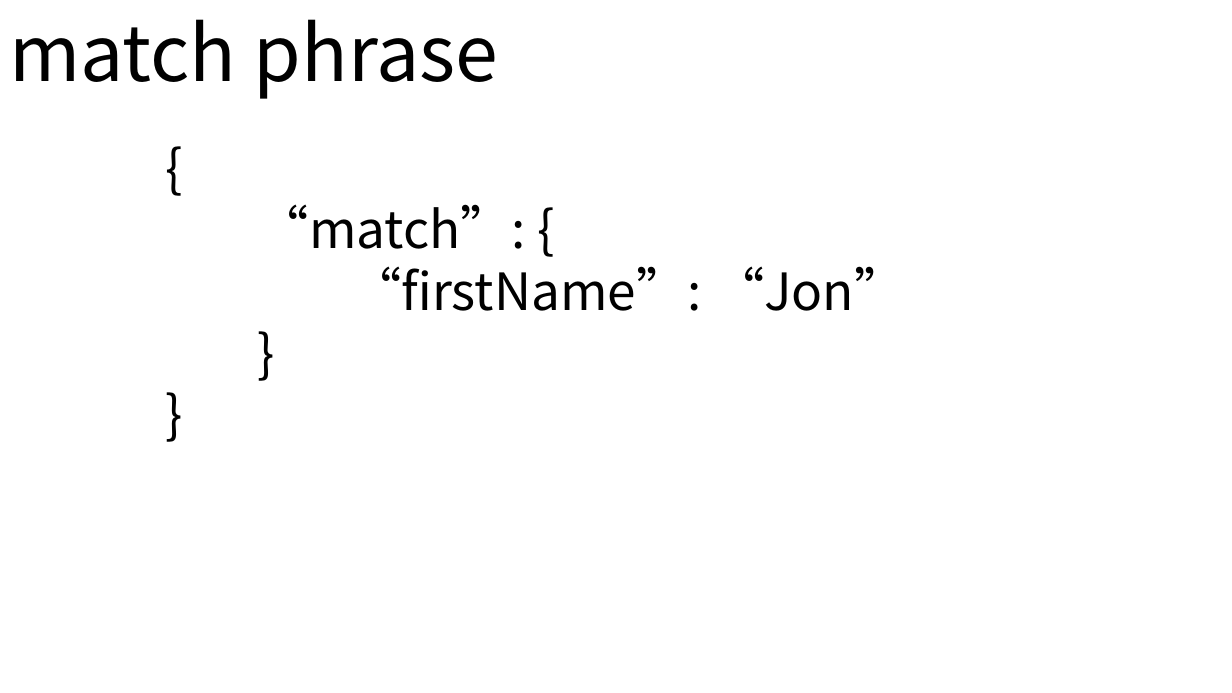
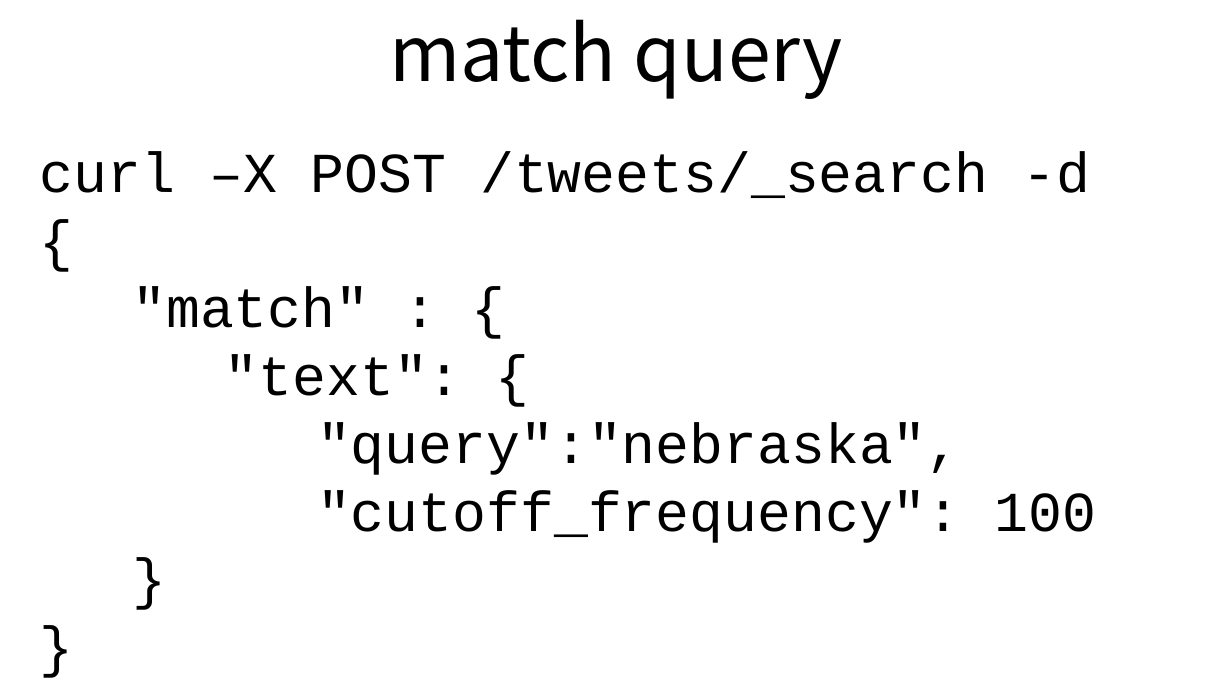
Before and after one commit to andypryor/start_your_search_engines, a slide deck: slide 34 of start_search_engines.pptx (slide 32 before the commit). Drawn at 1232x693 pixels with LibreOffice and Linux fonts; fonts in the diff are those of the drawing. Boxes give left, top, right and bottom in pixels: in the first picture for what was removed or moved away, otherwise in the second. Text is boxed around its words. In the diff, an @@ line names an element or a change of style, - is before the commit and + after.

```diff
--- a/start_search_engines.pptx
+++ b/start_search_engines.pptx
@@ text at (389,19,843,99): text changed @@
-match phrase
+match query
@@ text "curl –X POST /tweets/_search -d": place and size @@
-text "curl –X POST /tweets/_search -d" at (258,204,905,311)
+text "curl –X POST /tweets/_search -d" at (40,152,1097,543)
@@ text "curl –X POST /tweets/_search -d" at (40,152,1097,543): size 40 to 44 pt, font Noto Sans CJK SC to Courier New in "{", "}", "}" @@
@@ text at (40,152,1090,198): paragraph added @@
+curl –X POST /tweets/_search -d
@@ text at (132,287,1097,543): text changed; size 40 to 44 pt; font Noto Sans CJK SC to Courier New @@
-“match”: {
-“firstName”: “Jon”
+"match" : {
+"text": {
+"query":"nebraska",
+"cutoff_frequency": 100
```
Also in this commit, not shown: 3 other slides changed, 7 slides added, 5 slides removed.
